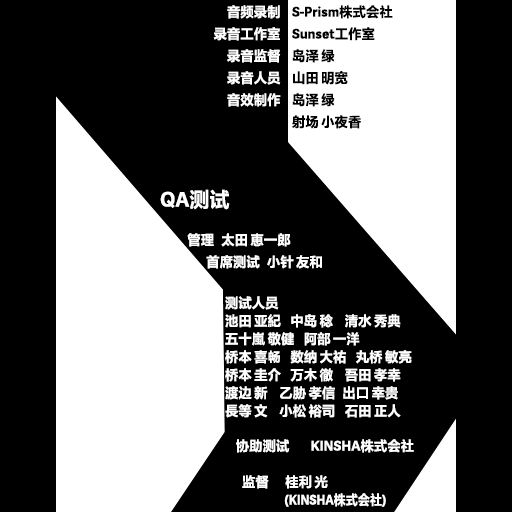
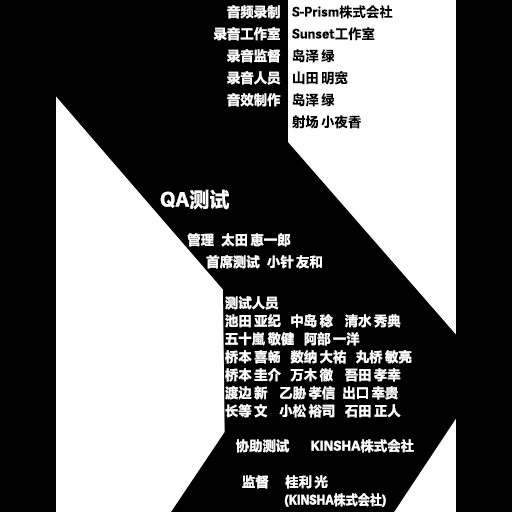
Comparing the layer stacks of the two w=512, h=512 images. Changes:
renamed "测试人员 池田 亚紀 中岛 稔 清水 秀典 五十嵐 敬健 阿部 一洋 桥本 喜畅 数纳 大祐" to "测试人员 池田 亚纪 中岛 稔 清水 秀典 五十嵐 敬健 阿部 一洋 桥本 喜畅 数纳 大祐", painted on it over <box>225,314,281,418</box>
